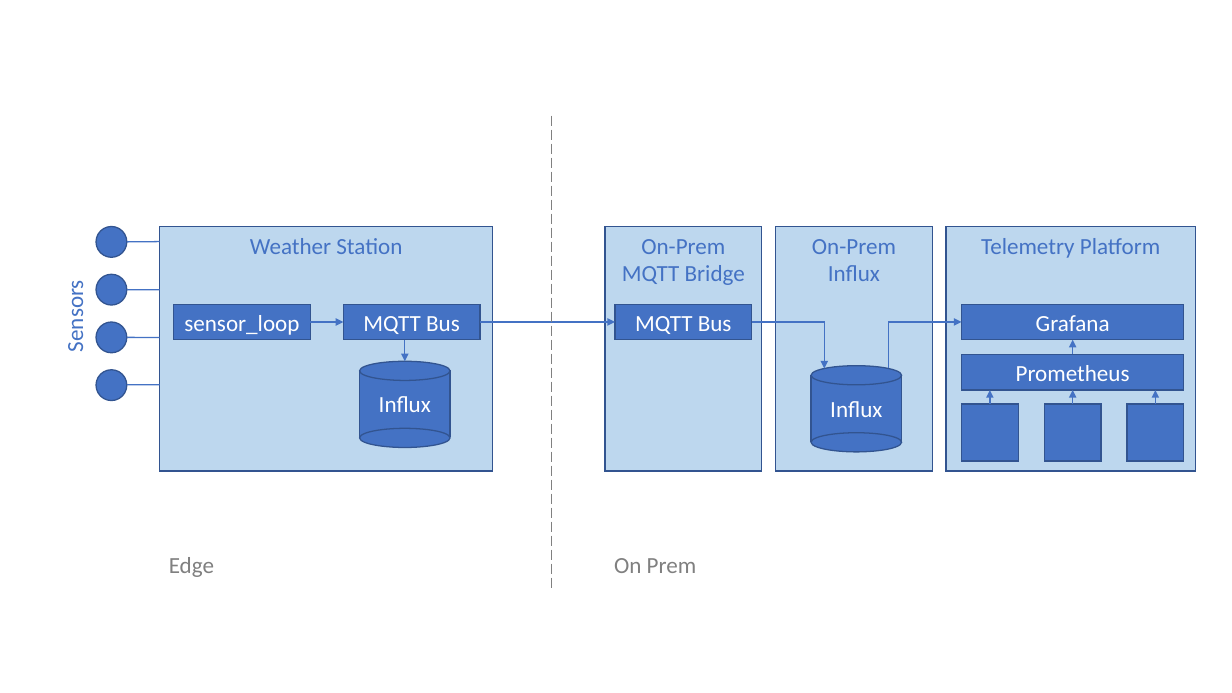
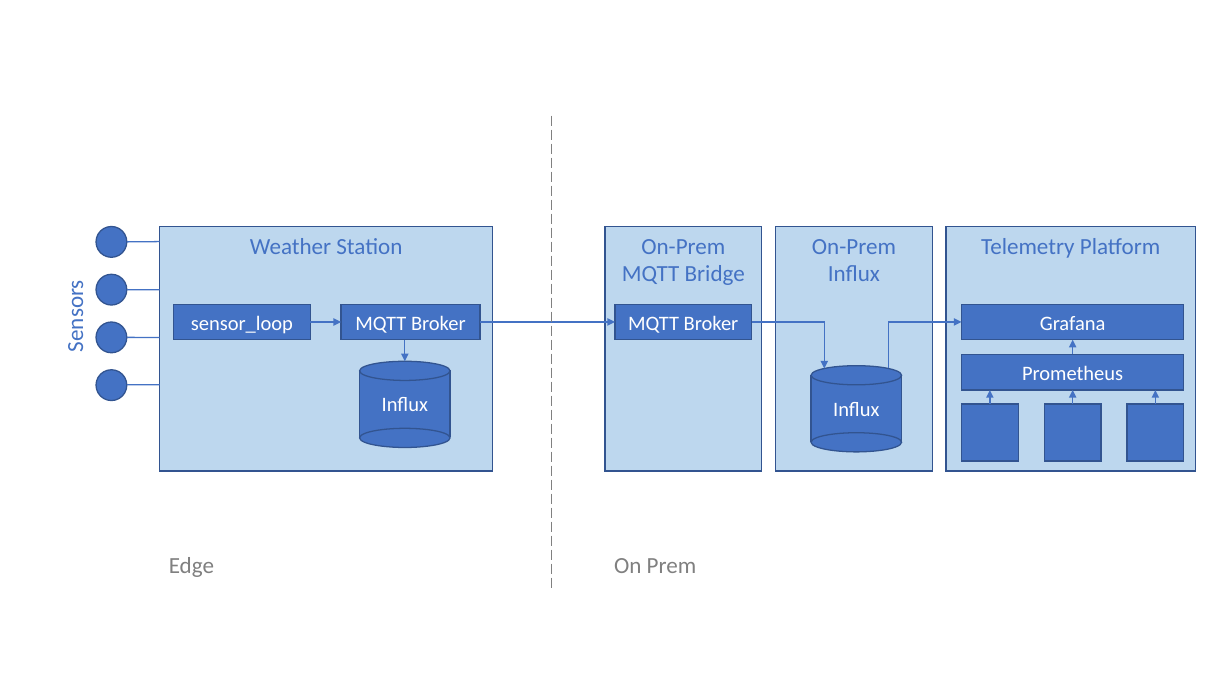
Before and after one commit to brendonmatheson/weather-station, a slide deck: slide 1 of _doc/architecture.pptx. Drawn at 1232x693 pixels with LibreOffice and Linux fonts; fonts in the diff are those of the drawing. Boxes give left, top, right and bottom in pixels: in the first picture for what was removed or moved away, otherwise in the second. Text is boxed around its words. In the diff, an @@ line names an element or a change of style, - is before the commit and + after.

```diff
--- a/_doc/architecture.pptx
+++ b/_doc/architecture.pptx
@@ text in rectangle at (355,315,466,333): text changed; size 18 to 16 pt @@
-MQTT Bus
+MQTT Broker
@@ text in rectangle at (628,315,739,333): text changed; size 18 to 16 pt @@
-MQTT Bus
+MQTT Broker
@@ size 18 to 16 pt in 5 elements at (811,375,902,441), (360,371,450,436), (174,304,311,340), (962,304,1185,340), (962,355,1185,391) @@
```
Also in this commit, not shown: 2 other files.
